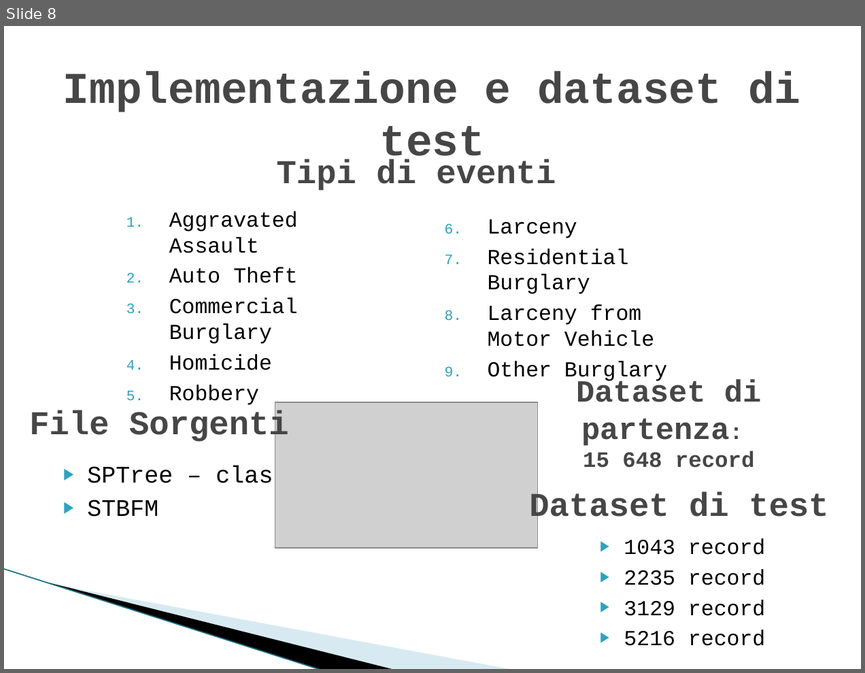
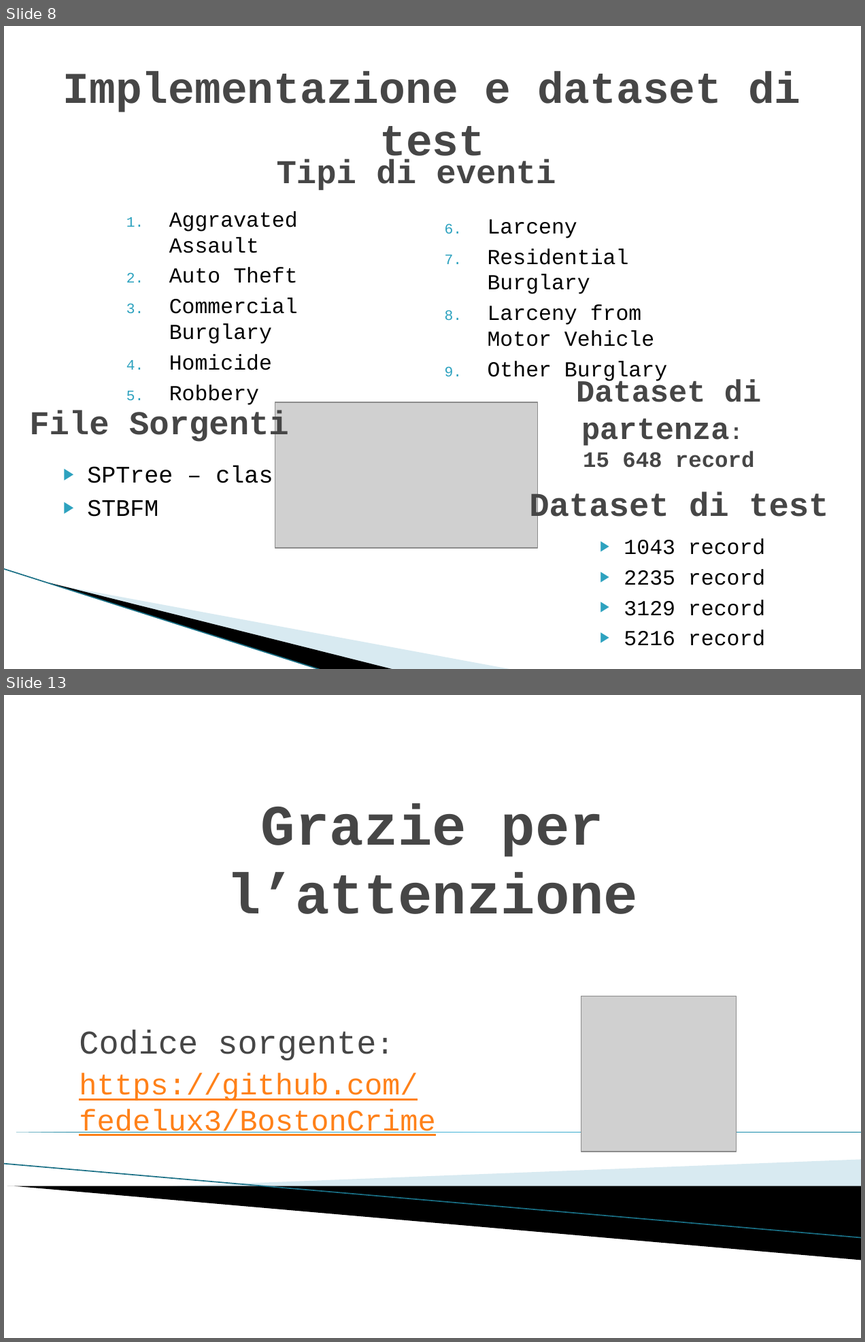
Before and after one commit to fedelux3/Bachelor-Thesis, a slide deck: presentazione.pptx. Shown one above the other, each under a label of ours: slide 8 before the commit, slides 8 and 13 after it; the slides between them are not shown. The pictures are 865x673 and 865x1342 pixels, drawn with LibreOffice and Linux fonts; fonts in the diff are those of the drawing; grey boxes stand for pictures; background and template pictures are left out. Boxes give left, top, right and bottom in pixels: in the first picture for what was removed or moved away, otherwise in the second. Text is boxed around its words. In the diff, an @@ line names an element or a change of style, - is before the commit and + after.

```diff
--- a/presentazione.pptx
+++ b/presentazione.pptx
@@ slide 13 added at box(4, 695, 861, 1338), background #FFFFFF @@
@@ title added at box(227, 804, 638, 914), 48 pt, text #464646, bold @@
+Grazie per l’attenzione
@@ picture added at box(581, 996, 736, 1151) @@
@@ subtitle added at box(79, 1030, 436, 1136), 25 pt, text #FF8119, underline @@
+Codice sorgente:
+https://github.com/fedelux3/BostonCrime
@@ right triangle added at box(4, 1132, 861, 1132), fill gradient #007896 to #4CBBDF @@
@@ line added from (4, 1164) to (861, 1238), #97C5D8 0.95 pt @@
@@ freeform shape added at box(162, 1159, 861, 1205), fill #A0CBDC at 40% opacity @@
@@ freeform shape added at box(7, 1186, 861, 1259), fill #000000 @@
```
Also in this commit, not shown: 2 slides changed, 3 other slides added, 1 slide removed, 17 other files.
